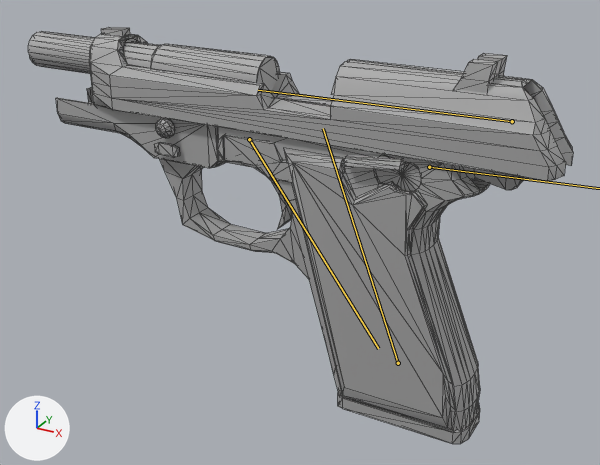
Renders of the FBX model DreamsVR/Assets/Models/Weapons/P3A/P3A_Animated.fbx from each side of a commit.
One viewpoint serves both versions: a camera (50 mm lens) standing at (2.2, -2.96, 1.51) and looking at (0.54, 0.05, 0.0). Every picture has the same lights, and +X, +Y and +Z are marked at lower left. Both versions are drawn at frame 6 of the action 'GunP3A|P3A_Fire'; the numbers are the values there. The bones that bend it are drawn over the model as lines. Mesh edges are drawn as thin lines.

In view in the first picture: 'Barrel', 'Hammer', 'P3A_Magazine', 'Parts_1', 'Slide'.
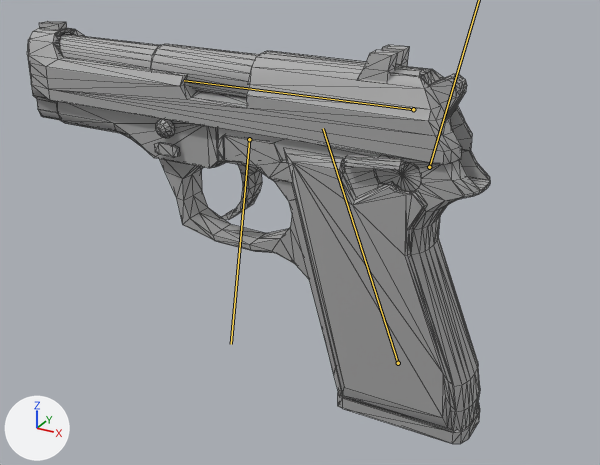
Commit message: Update P3A fire animation to be more responsive

Changed parts and their boxes (x1, y1, x2, y2) in the pictures (600 x 465 px):
```json
{"object": "Slide", "change": "posed", "before": [89, 27, 573, 181], "after": [27, 21, 472, 165], "on screen": "8% narrower, 6% shorter"}
{"object": "Hammer", "change": "posed", "before": [463, 167, 525, 190], "after": [421, 71, 467, 128]}
{"object": "Parts_1", "change": "posed", "before": [266, 176, 292, 228], "after": [220, 165, 262, 220]}
{"bone": "Trigger", "before": "(249, 139) to (378, 348)", "after": "(249, 139) to (231, 344)"}
{"bone": "Slide", "before": "(512, 121) to (258, 90)", "after": "(413, 109) to (184, 80)"}
```

Scene script edits in JSON lines:
```json
{"block": "bone_trigger", "where": "bone_trigger = bpy.data.objects['GunP3A'].pose.bones['Trigger']  # child of 'Grip'"}
{"op": "set", "path": "bone_trigger.rotation_quaternion", "old": "(0.927, 0.002, 0.0, -0.376)", "new": "(1.0, 0.0, 0.0, 0.0)", "note": "degrees (0, 0, -44) -> degrees (0, 0, 0)"}
{"block": "bone_slide", "where": "bone_slide = bpy.data.objects['GunP3A'].pose.bones['Slide']  # child of 'Grip'"}
{"op": "set", "path": "bone_slide.location", "old": "(0.0, -0.384, 0.0)", "new": "(0.0, 0.0, 0.0)"}
{"block": "bone_hammer", "where": "bone_hammer = bpy.data.objects['GunP3A'].pose.bones['Hammer']  # child of 'Grip'"}
{"op": "set", "path": "bone_hammer.rotation_quaternion", "old": "(0.792, -0.004, 0.0, 0.611)", "new": "(1.0, 0.0, 0.0, 0.0)", "note": "degrees (0, 0, 75) -> degrees (0, 0, 0)"}
```
